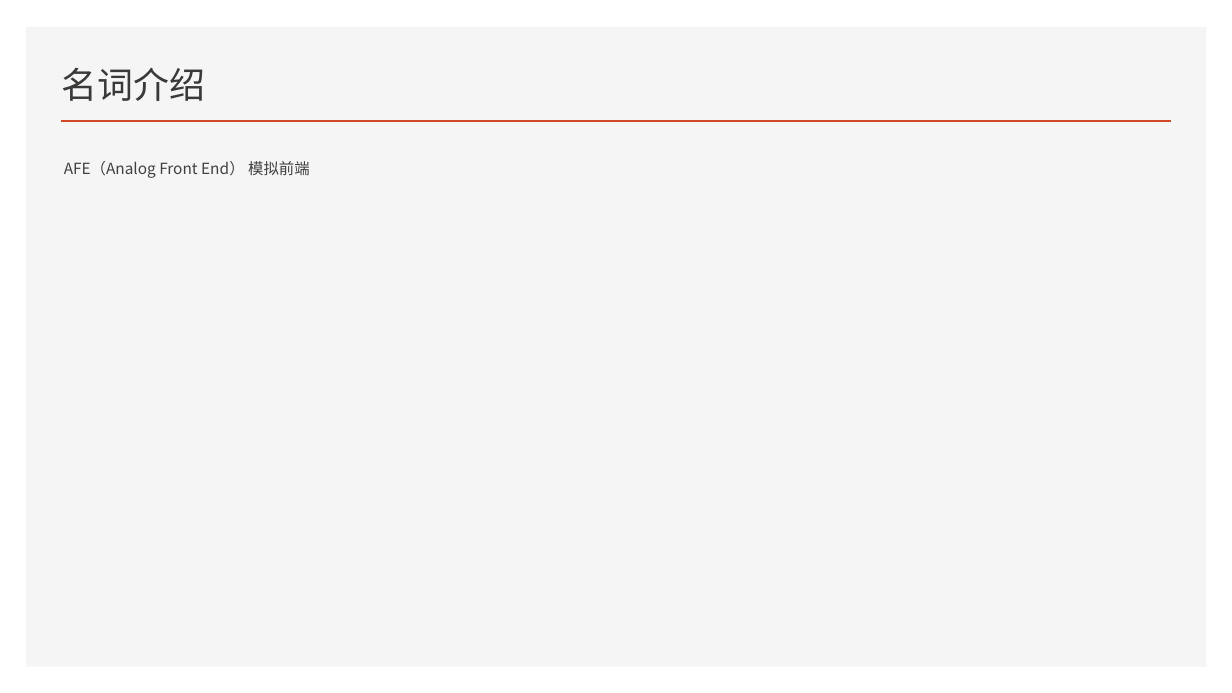
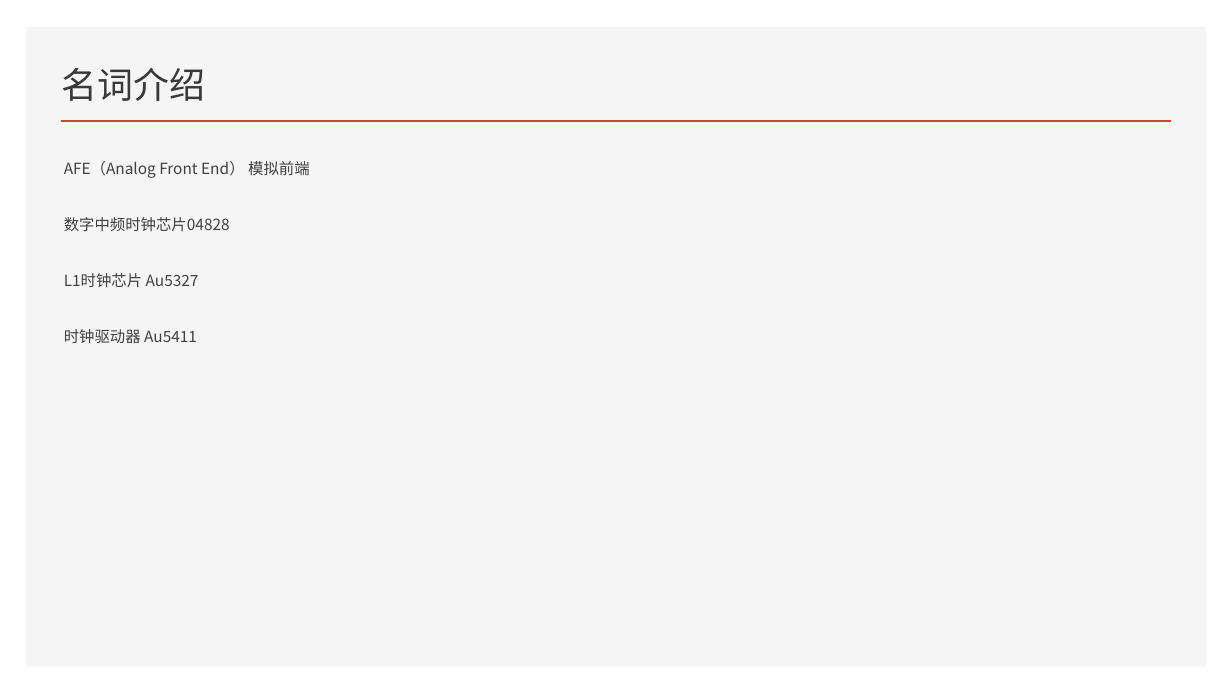
Before and after one commit to eliuwei/eliuwei.github.io, a slide deck: slide 16 of HARDWARE/06 时钟/Massive MIMO基站设备时钟方案.pptx (slide 13 before the commit). Drawn at 1232x693 pixels with LibreOffice and Linux fonts; fonts in the diff are those of the drawing. Boxes give left, top, right and bottom in pixels: in the first picture for what was removed or moved away, otherwise in the second. Text is boxed around its words. In the diff, an @@ line names an element or a change of style, - is before the commit and + after.

```diff
--- a/HARDWARE/06 时钟/Massive MIMO基站设备时钟方案.pptx
+++ b/HARDWARE/06 时钟/Massive MIMO基站设备时钟方案.pptx
@@ text at [64, 217, 230, 344]: paragraphs added @@
+数字中频时钟芯片04828
+L1时钟芯片 Au5327
+时钟驱动器 Au5411
```
Also in this commit, not shown: 7 other slides changed, 4 slides added, 1 slide removed, 1 other file.
